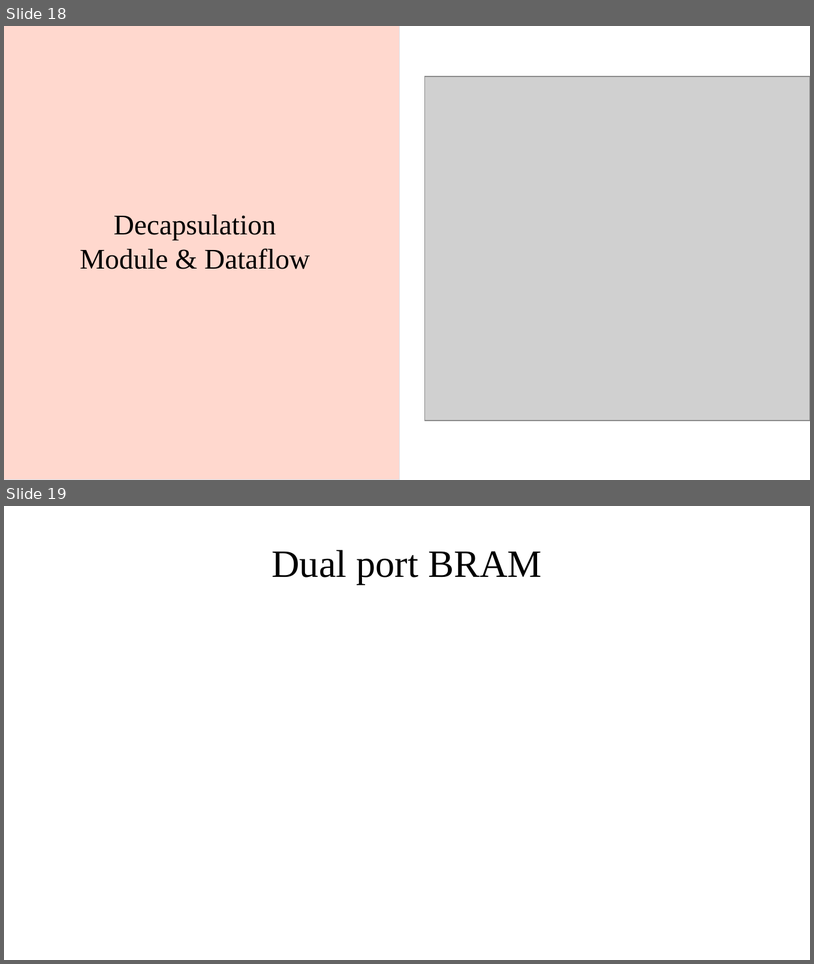
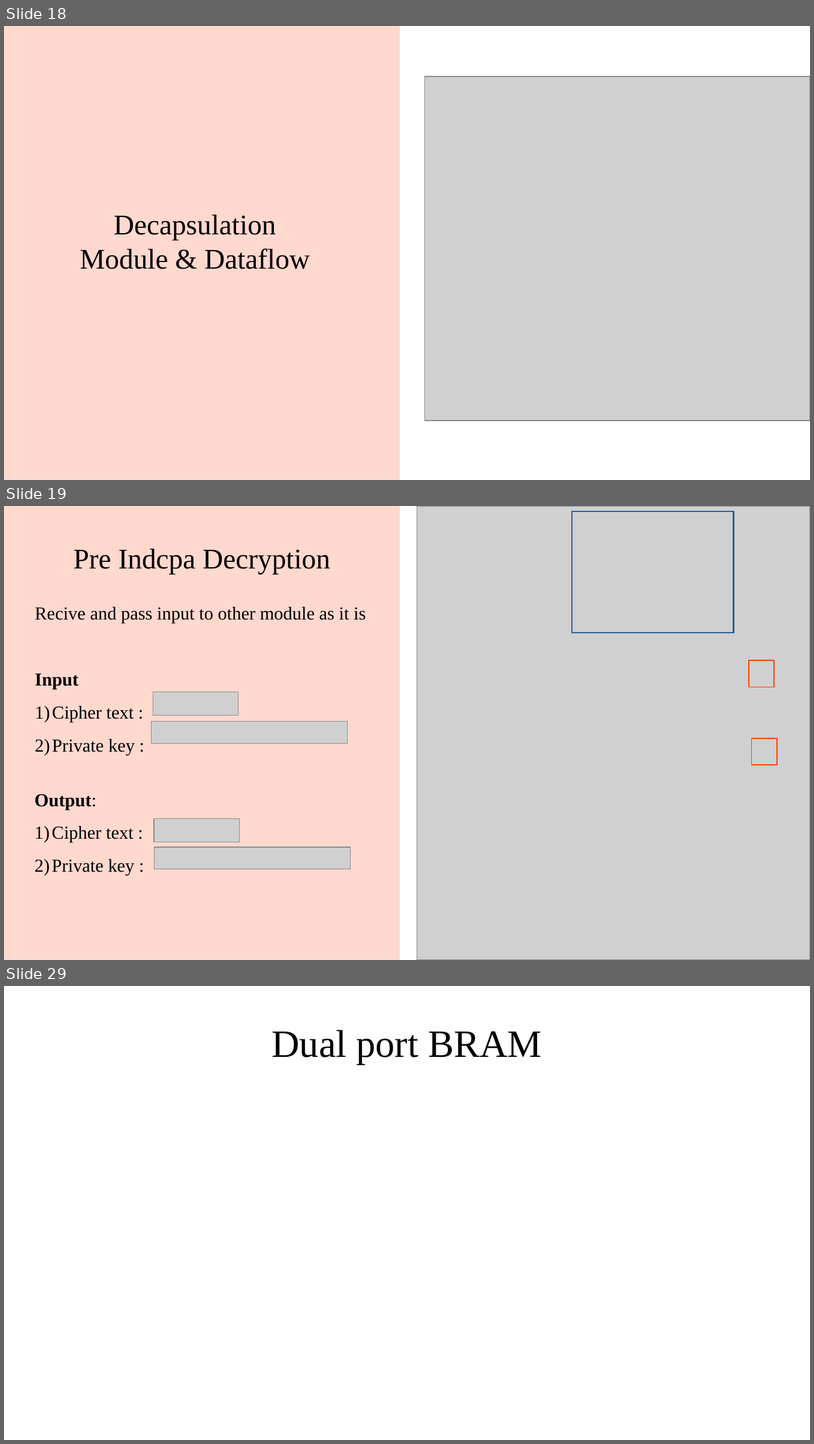
Before and after one commit to NitchayaninT/post-quantum-cryptography-accelerator, a slide deck: workspace/phil/purehardware.odp. Shown one above the other, each under a label of ours: slides 18 and 19 before the commit, slides 18, 19 and 29 after it; the slides between them are not shown. The pictures are 814x964 and 814x1444 pixels, drawn with LibreOffice and Linux fonts; fonts in the diff are those of the drawing; grey boxes stand for pictures. Boxes give left, top, right and bottom in pixels: in the first picture for what was removed or moved away, otherwise in the second. Text is boxed around its words. In the diff, an @@ line names an element or a change of style, - is before the commit and + after.

```diff
--- a/workspace/phil/purehardware.odp
+++ b/workspace/phil/purehardware.odp
@@ slide 19 added at bbox=[4, 506, 810, 960], background #FFFFFF @@
@@ rectangle added at bbox=[4, 506, 400, 960], fill #FFD8CE, outline #DEE6EF 0 pt @@
@@ picture added at bbox=[417, 506, 810, 960] @@
@@ rectangle added at bbox=[573, 512, 734, 633], outline #2A6099 1.45 pt @@
@@ title added at bbox=[74, 549, 330, 574], 28 pt, text #000000 @@
+Pre Indcpa Decryption
@@ text added at bbox=[35, 607, 366, 755], 18 pt, text #000000 @@
+Recive and pass input to other module as it is
+Input
+1) Cipher text :
+2) Private key :
@@ rectangle added at bbox=[750, 660, 775, 687], outline #FF4000 0.99 pt @@
@@ picture added at bbox=[153, 692, 239, 715] @@
@@ picture added at bbox=[151, 721, 347, 743] @@
@@ rectangle added at bbox=[752, 738, 777, 765], outline #FF4000 0.99 pt @@
@@ text added at bbox=[35, 794, 135, 876], 18 pt, text #000000 @@
+Output:
+1) Cipher text :
+2) Private key :
@@ picture added at bbox=[154, 819, 240, 842] @@
@@ picture added at bbox=[155, 847, 351, 869] @@
@@ what was slide 19 is now slide 29 @@
```
Also in this commit, not shown: 7 slides changed, 12 other slides added, 2 slides removed, 1 other file.
